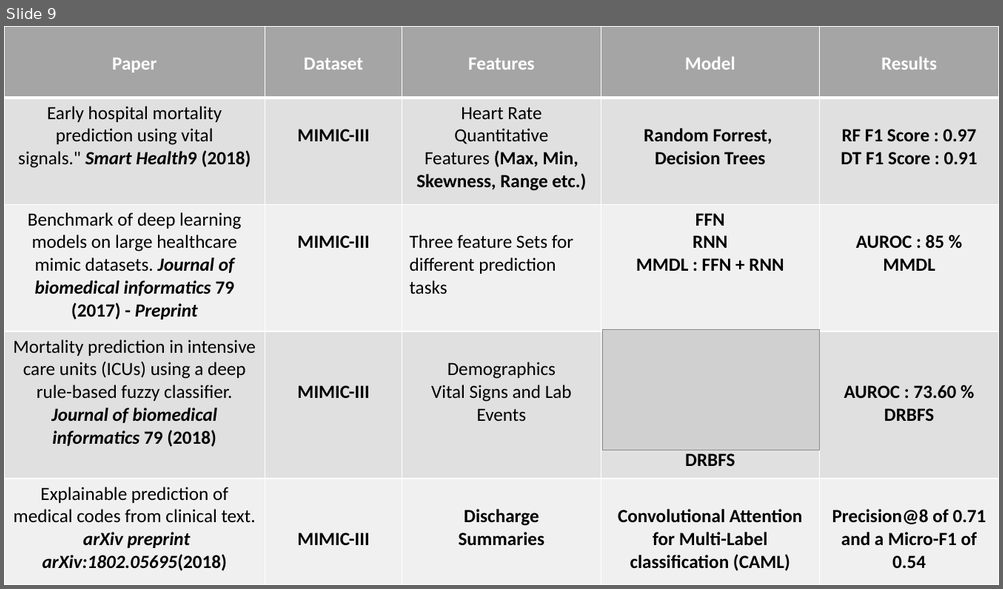
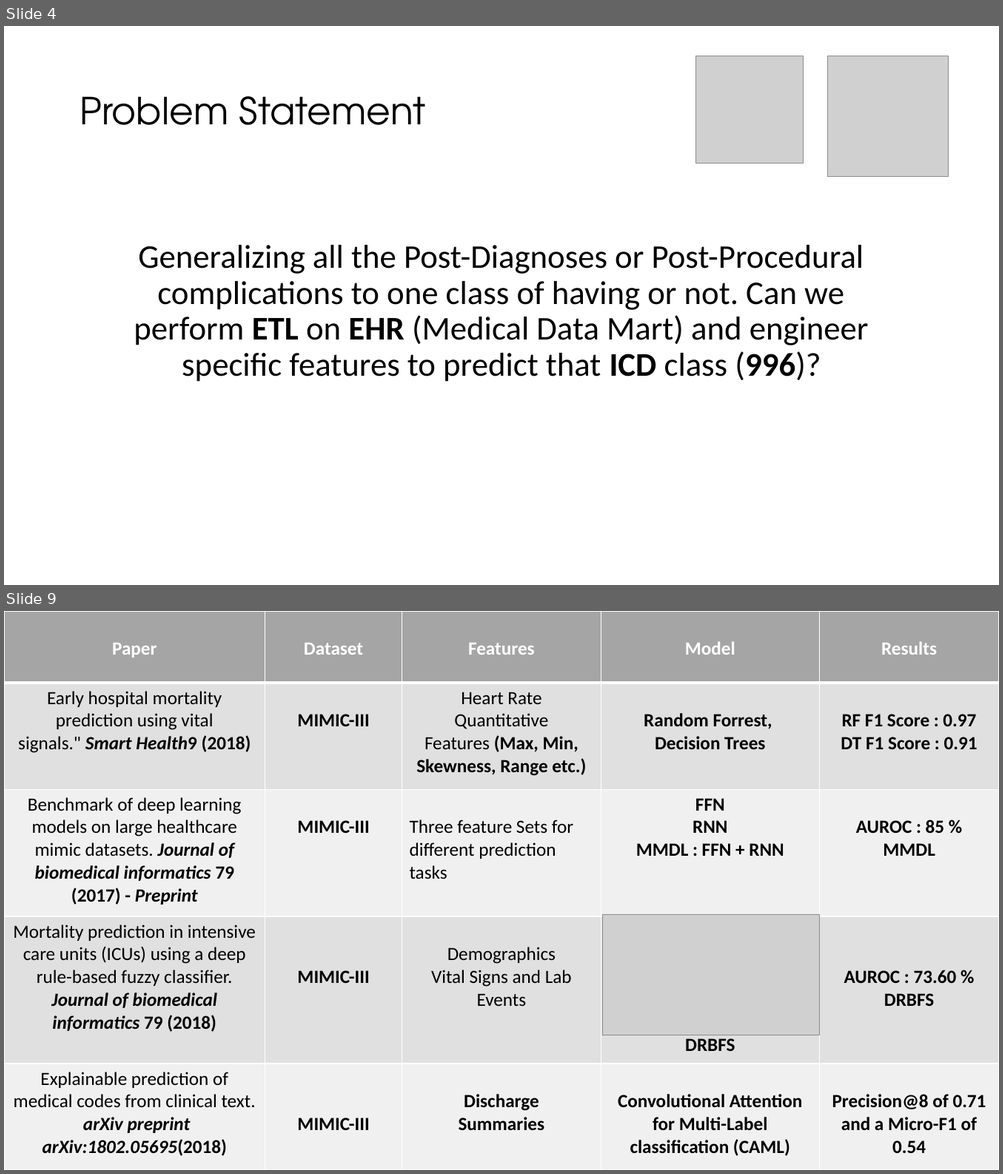
Before and after one commit to fmqbl/Predicting-Post-Procedural-Complications-Using-MIMICIII, a slide deck: ClinicalOutcomes.pptx. Shown one above the other, each under a label of ours: slide 9 before the commit, slides 4 and 9 after it; the slides between them are not shown. The pictures are 1003x589 and 1003x1174 pixels, drawn with LibreOffice and Linux fonts; fonts in the diff are those of the drawing; grey boxes stand for pictures. Boxes give left, top, right and bottom in pixels: in the first picture for what was removed or moved away, otherwise in the second. Text is boxed around its words. In the diff, an @@ line names an element or a change of style, - is before the commit and + after.

```diff
--- a/ClinicalOutcomes.pptx
+++ b/ClinicalOutcomes.pptx
@@ slide 4 added at (x1=4, y1=26, x2=999, y2=585), background #FFFFFF @@
@@ picture added at (x1=696, y1=56, x2=803, y2=164) @@
@@ picture added at (x1=828, y1=56, x2=948, y2=177) @@
@@ title added at (x1=79, y1=96, x2=426, y2=125), 36 pt, text #000000 @@
+Problem Statement
@@ text added at (x1=134, y1=245, x2=868, y2=382), 32 pt, text #000000 @@
+Generalizing all the Post-Diagnoses or Post-Procedural complications to one class of having or not. Can we perform ETL on EHR (Medical Data Mart) and engineer specific features to predict that ICD class (996)?
```
Also in this commit, not shown: 6 slides changed, 18 other slides added, 14 slides removed, 1 other file.
